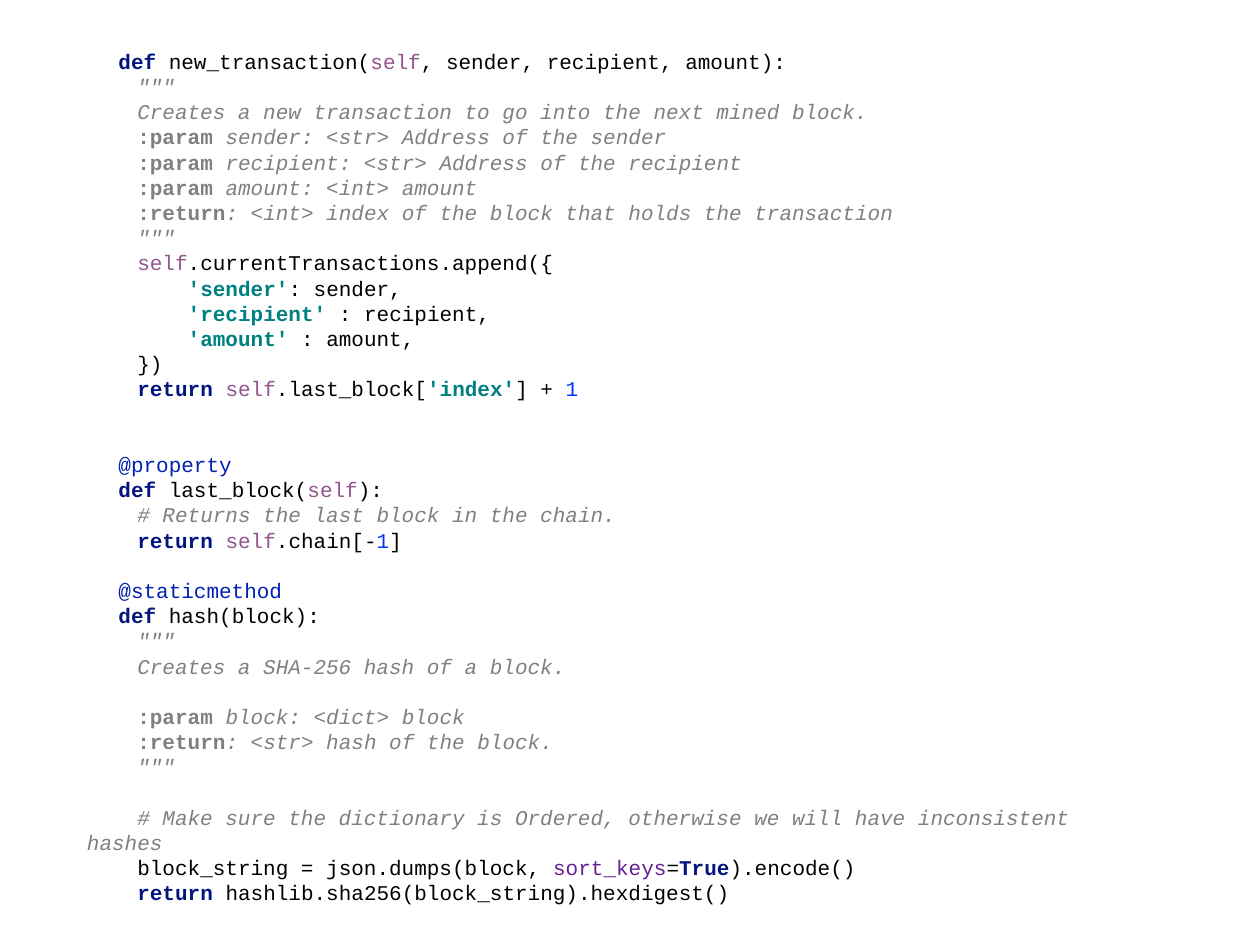
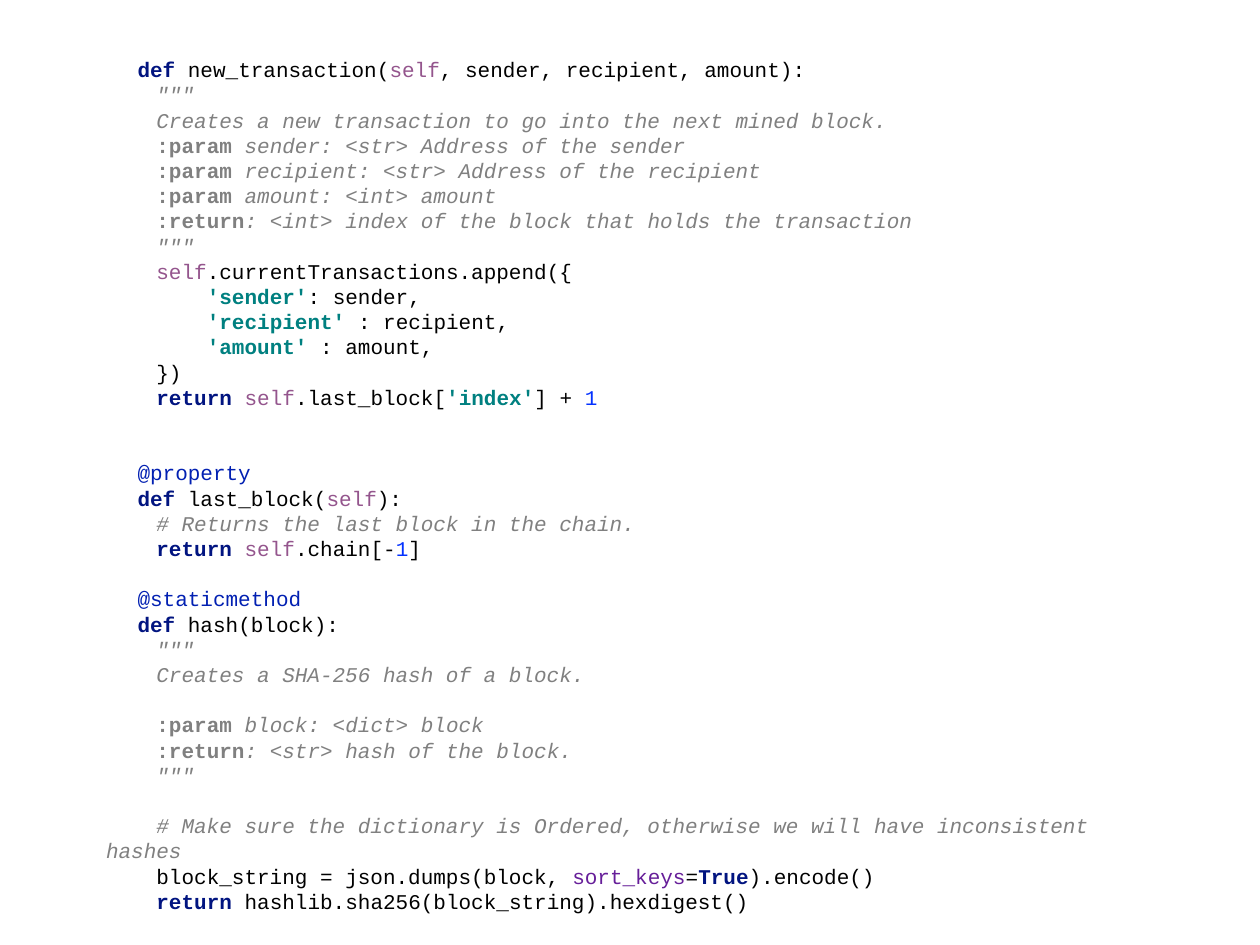
Before and after one commit to pkankipati/myblockchain, a slide deck: slide 31 of docs/Build a private blockchain.pptx (slide 29 before the commit). Drawn at 1260x945 pixels with LibreOffice and Linux fonts; fonts in the diff are those of the drawing. Boxes give left, top, right and bottom in pixels: in the first picture for what was removed or moved away, otherwise in the second. Text is boxed around its words. In the diff, an @@ line names an element or a change of style, - is before the commit and + after.

```diff
--- a/docs/Build a private blockchain.pptx
+++ b/docs/Build a private blockchain.pptx
@@ text "def new_transaction(self, sender, recipient, amount):": place and size @@
-text "def new_transaction(self, sender, recipient, amount):" at box(87, 54, 1069, 905)
+text "def new_transaction(self, sender, recipient, amount):" at box(106, 62, 1088, 914)
```
Also in this commit, not shown: 5 other slides changed, 2 slides added, 3 other files.
